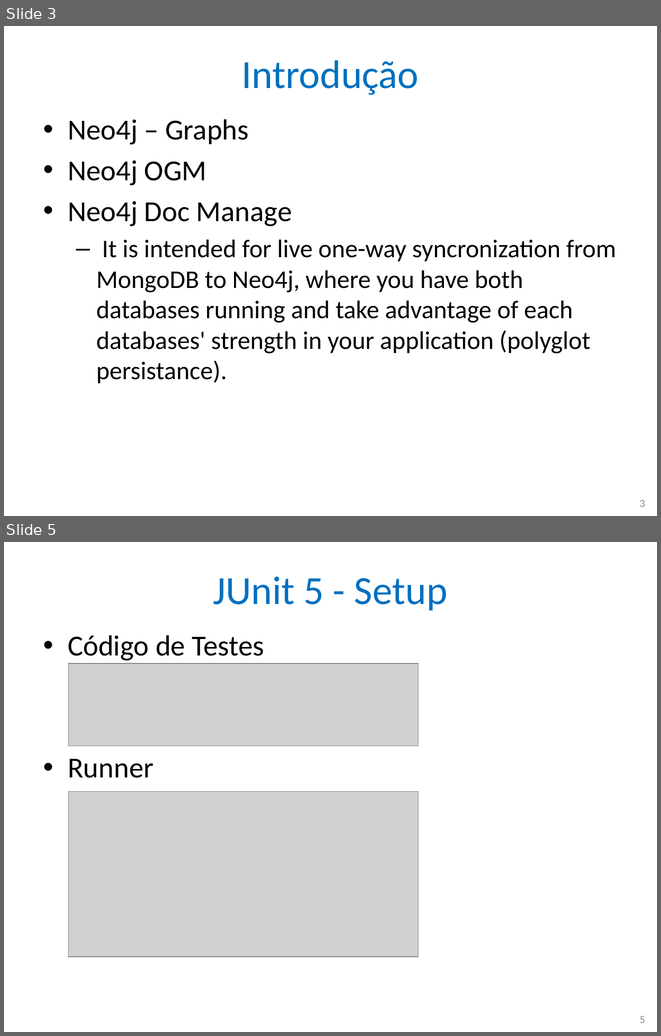
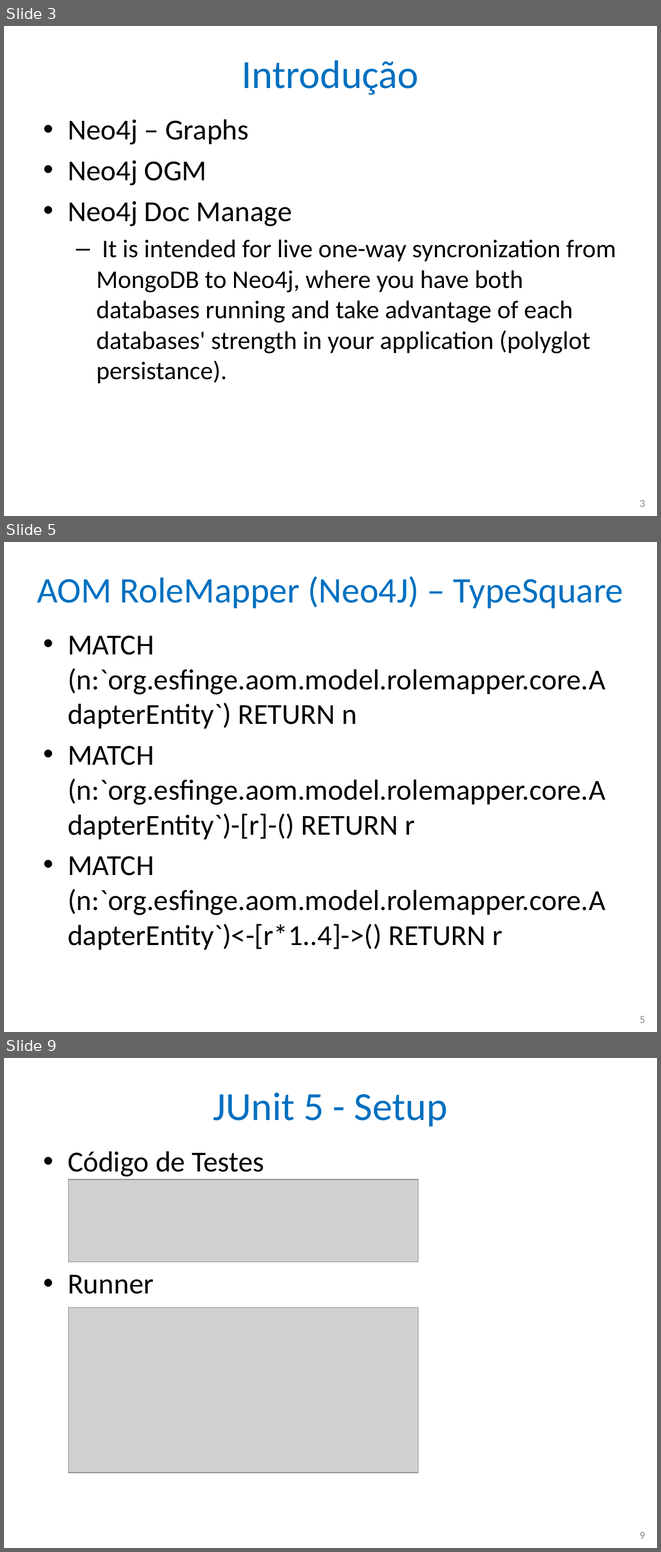
Before and after one commit to nascimentolwtn/INPE-CAP-385_DesenvolvimentoFrameworks, a slide deck: CAP385-00-Presentations/05-QueryBuilder - AOMRoleMapper Neo4j/05-AOMRoleMapper Neo4j.pptx. Shown one above the other, each under a label of ours: slides 3 and 5 before the commit, slides 3, 5 and 9 after it; the slides between them are not shown. The pictures are 661x1036 and 661x1552 pixels, drawn with LibreOffice and Linux fonts; fonts in the diff are those of the drawing; grey boxes stand for pictures. Boxes give left, top, right and bottom in pixels: in the first picture for what was removed or moved away, otherwise in the second. Text is boxed around its words. In the diff, an @@ line names an element or a change of style, - is before the commit and + after.

Commit message:
Atualização da apresentação AOMRoleMapper com Neo4J

```diff
--- a/CAP385-00-Presentations/05-QueryBuilder - AOMRoleMapper Neo4j/05-AOMRoleMapper Neo4j.pptx
+++ b/CAP385-00-Presentations/05-QueryBuilder - AOMRoleMapper Neo4j/05-AOMRoleMapper Neo4j.pptx
@@ slide 5 added at (4, 542, 657, 1032), background #FFFFFF @@
@@ title added at (37, 576, 624, 608), 39.6 pt, text #0070C0 @@
+AOM RoleMapper (Neo4J) – TypeSquare
@@ text added at (68, 635, 606, 950), 32 pt, text #000000 @@
+• MATCH (n:`org.esfinge.aom.model.rolemapper.core.AdapterEntity`) RETURN n
+• MATCH (n:`org.esfinge.aom.model.rolemapper.core.AdapterEntity`)-[r]-() RETURN r
+• MATCH (n:`org.esfinge.aom.model.rolemapper.core.AdapterEntity`)<-[r*1..4]->() RETURN r
@@ page number added at (639, 1016, 645, 1023), 12 pt, text #8C8C8C @@
+5
@@ what was slide 5 is now slide 9 @@
@@ page number at (639, 1532, 645, 1539): text changed @@
-5
+9
```
Also in this commit, not shown: 2 slides changed, 8 other slides added, 2 slides removed, 2 other files.
